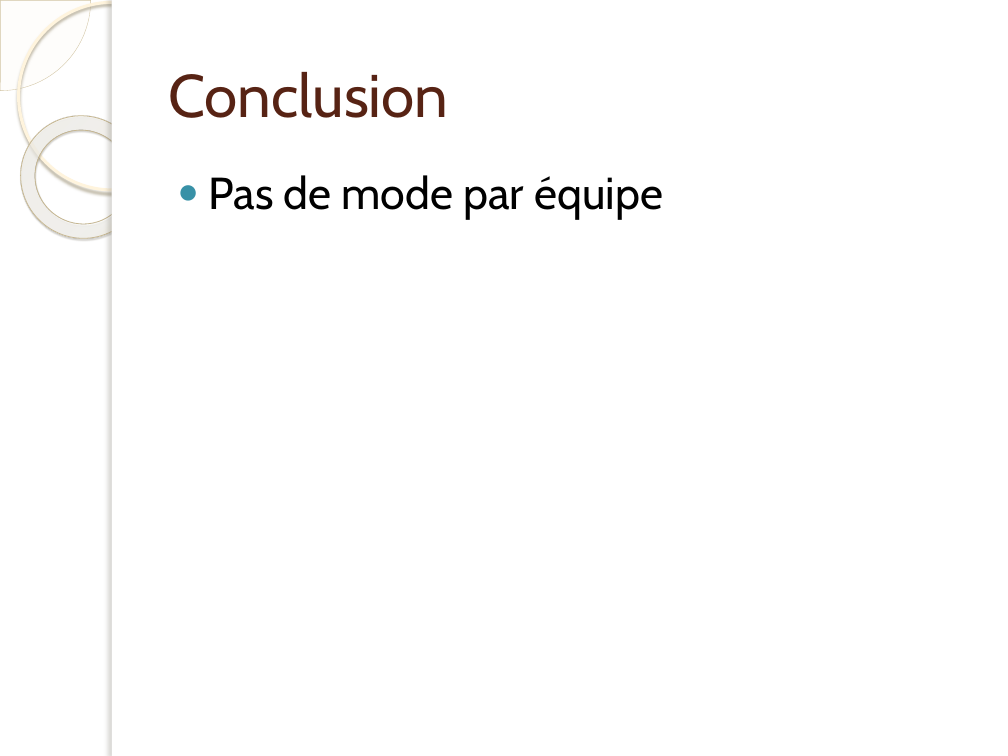
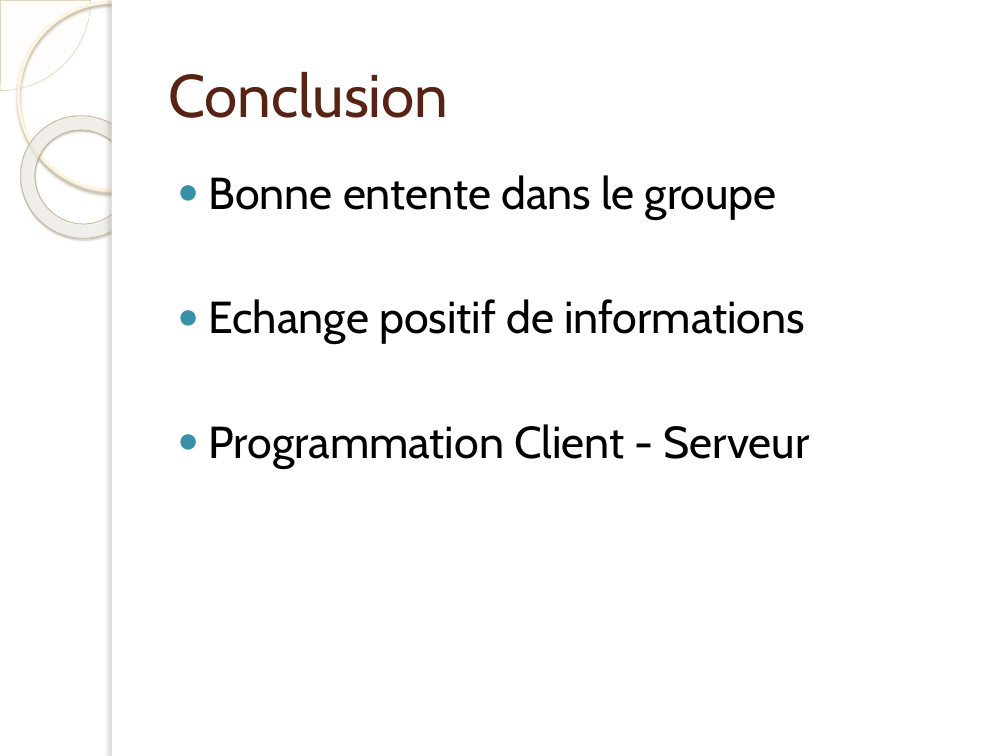
Before and after one commit to jonesbusy/killerbox, a slide deck: slide 20 of Documentation/presentation.pptx. Drawn at 1008x756 pixels with LibreOffice and Linux fonts; fonts in the diff are those of the drawing; background and template pictures are left out. Boxes give left, top, right and bottom in pixels: in the first picture for what was removed or moved away, otherwise in the second. Text is boxed around its words. In the diff, an @@ line names an element or a change of style, - is before the commit and + after.

```diff
--- a/Documentation/presentation.pptx
+++ b/Documentation/presentation.pptx
@@ text at (209, 175, 810, 468): text changed @@
-● Pas de mode par équipe
+● Bonne entente dans le groupe
+● Echange positif de informations
+● Programmation Client - Serveur
```
Also in this commit, not shown: 3 other slides changed.
